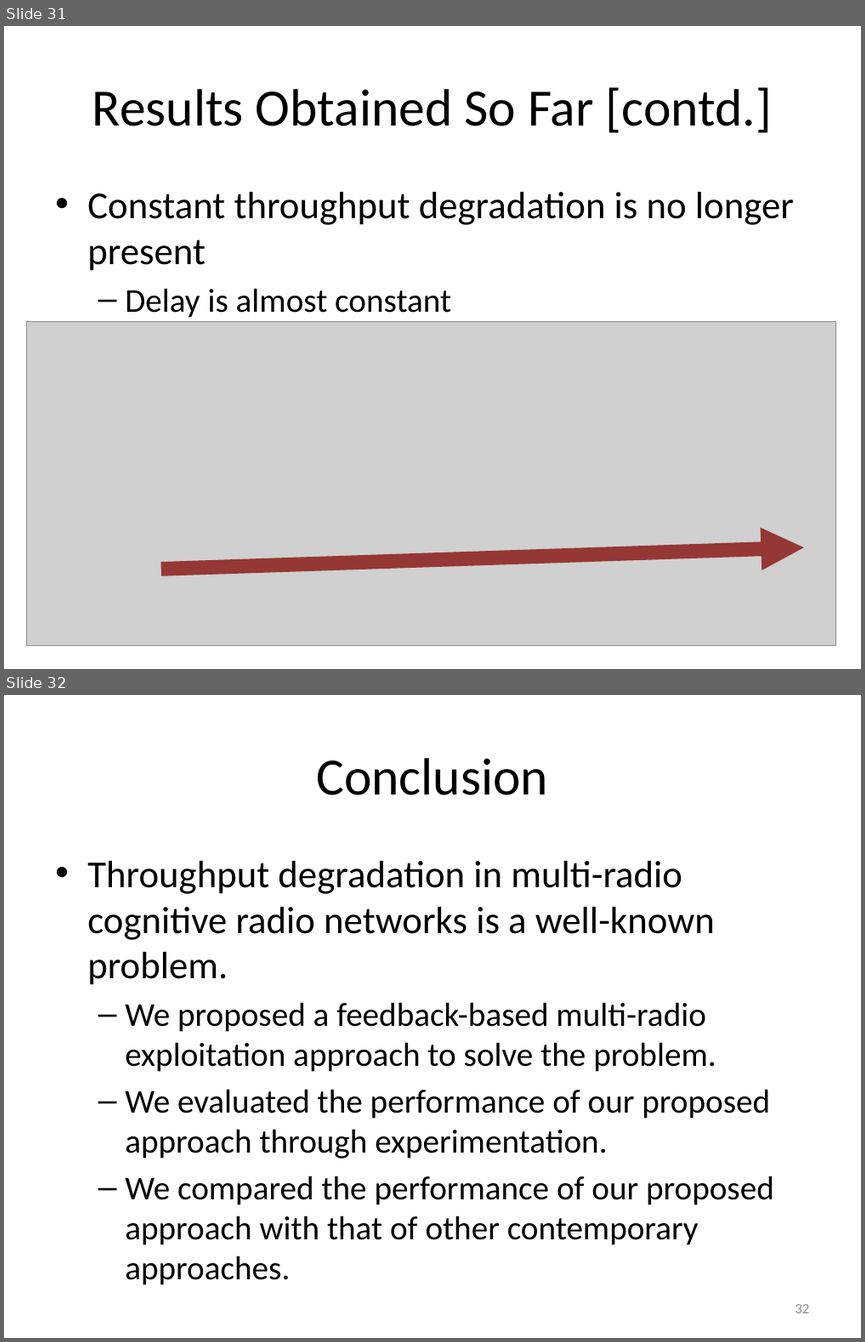
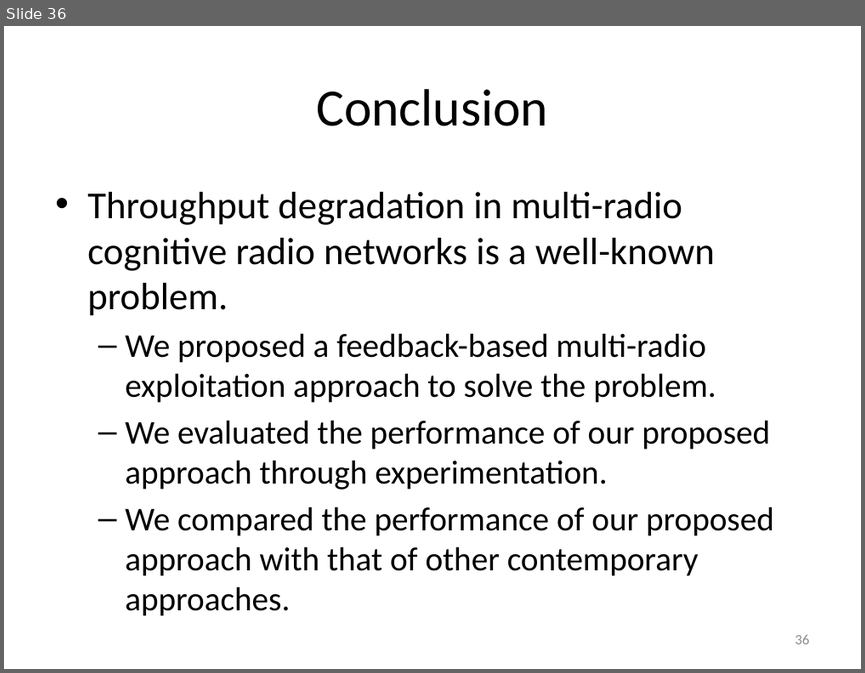
Before and after one commit to takhandipu/MSThesisPresentation, a slide deck: draft.pptx. Shown one above the other, each under a label of ours: slides 31 and 32 before the commit, slide 36 after it. The pictures are 865x1342 and 865x673 pixels, drawn with LibreOffice and Linux fonts; fonts in the diff are those of the drawing; grey boxes stand for pictures. Boxes give left, top, right and bottom in pixels: in the first picture for what was removed or moved away, otherwise in the second. Text is boxed around its words. In the diff, an @@ line names an element or a change of style, - is before the commit and + after.

```diff
--- a/draft.pptx
+++ b/draft.pptx
@@ slide 31 removed at box(4, 26, 861, 669), background #FFFFFF @@
@@ title removed at box(92, 87, 772, 133) @@
-Results Obtained So Far [contd.]
@@ text removed at box(87, 192, 794, 318) @@
-• Constant throughput degradation is no longer present
-  – Delay is almost constant
@@ picture removed at box(27, 322, 836, 646) @@
@@ arrow removed from (160, 568) to (803, 547) @@
@@ page number removed at box(794, 645, 809, 648) @@
-31
@@ what was slide 32 is now slide 36 @@
@@ page number at box(794, 635, 809, 644): text changed @@
-32
+36
```
Also in this commit, not shown: 9 slides changed, 12 slides added, 6 other slides removed, 2 other files.
